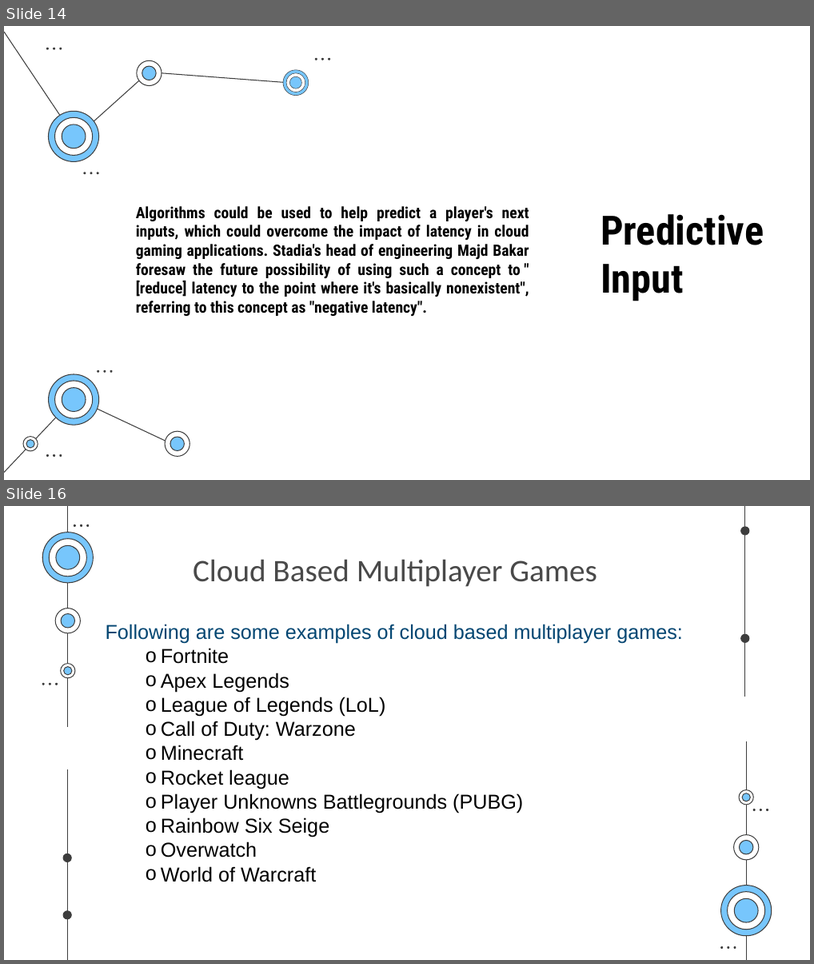
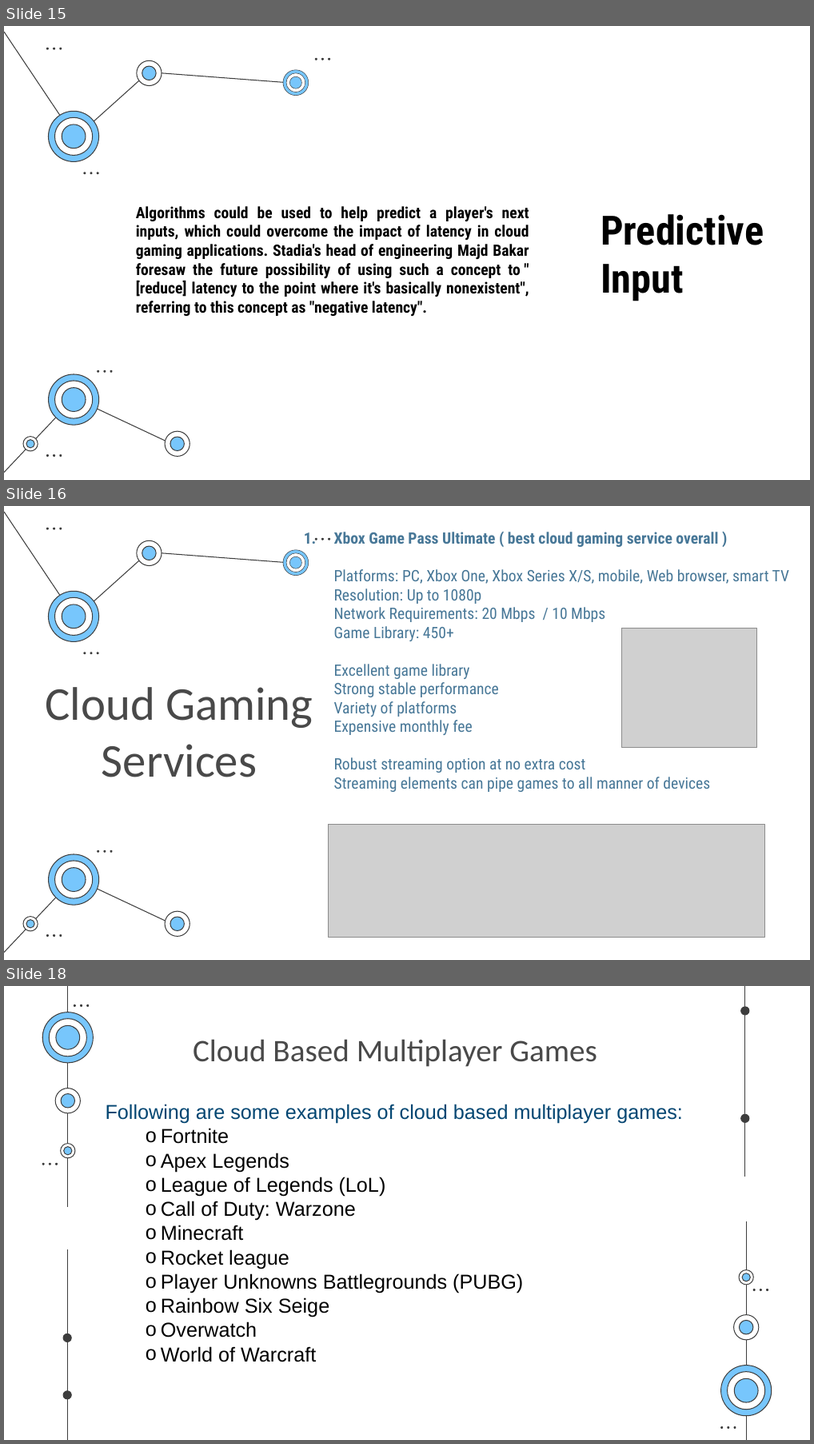
Before and after one commit to SaurabhYadav388/misc_works, a slide deck: Cloud_PPT/Shosau.pptx. Shown one above the other, each under a label of ours: slides 14 and 16 before the commit, slides 15, 16 and 18 after it; the slides between them are not shown. The pictures are 814x964 and 814x1444 pixels, drawn with LibreOffice and Linux fonts; fonts in the diff are those of the drawing; grey boxes stand for pictures. Boxes give left, top, right and bottom in pixels: in the first picture for what was removed or moved away, otherwise in the second. Text is boxed around its words. In the diff, an @@ line names an element or a change of style, - is before the commit and + after.

```diff
--- a/Cloud_PPT/Shosau.pptx
+++ b/Cloud_PPT/Shosau.pptx
@@ slide 16 added at (4,506,810,960), background #FFFFFF; not listed: 50 template elements that a slide beside it also shows @@
@@ text added at (334,532,790,792), 14 pt, text #477797 @@
+1. Xbox Game Pass Ultimate ( best cloud gaming service overall )
+   Platforms: PC, Xbox One, Xbox Series X/S, mobile, Web browser, smart TV
+   Resolution: Up to 1080p
+   Network Requirements: 20 Mbps / 10 Mbps
+   Game Library: 450+
+   Excellent game library
+   Strong stable performance
+   Variety of platforms
+   Expensive monthly fee
+   Robust streaming option at no extra cost
+   Streaming elements can pipe games to all manner of devices
@@ picture added at (622,628,757,747) @@
@@ title added at (45,687,313,777), 42 pt, text #494949 @@
+Cloud Gaming Services
@@ picture added at (328,824,766,936) @@
@@ what was slide 14 is now slide 15 @@
@@ what was slide 16 is now slide 18 @@
```
Also in this commit, not shown: 3 slides changed, 12 other slides added, 6 slides removed, 1 other file.
